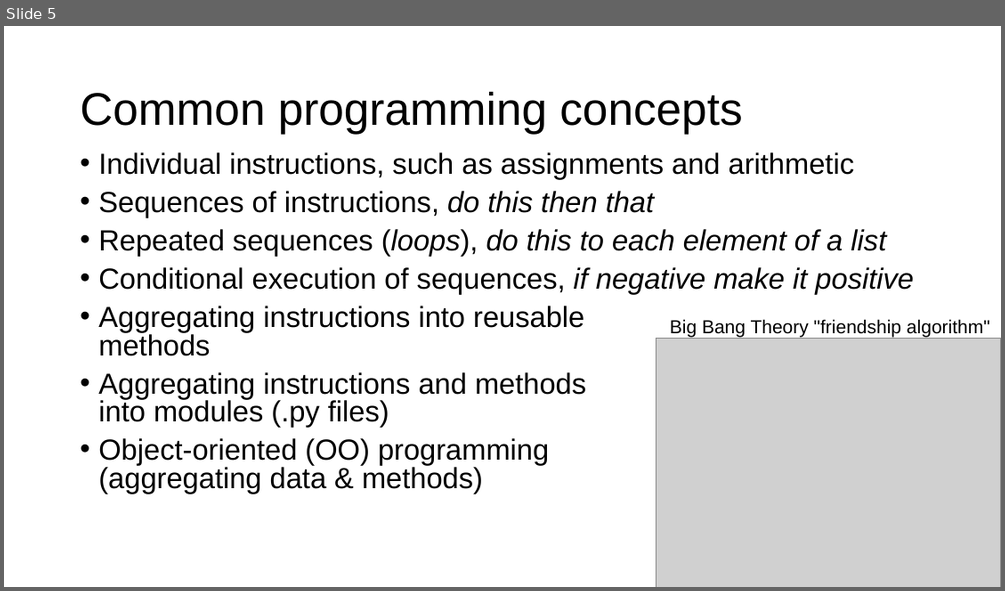
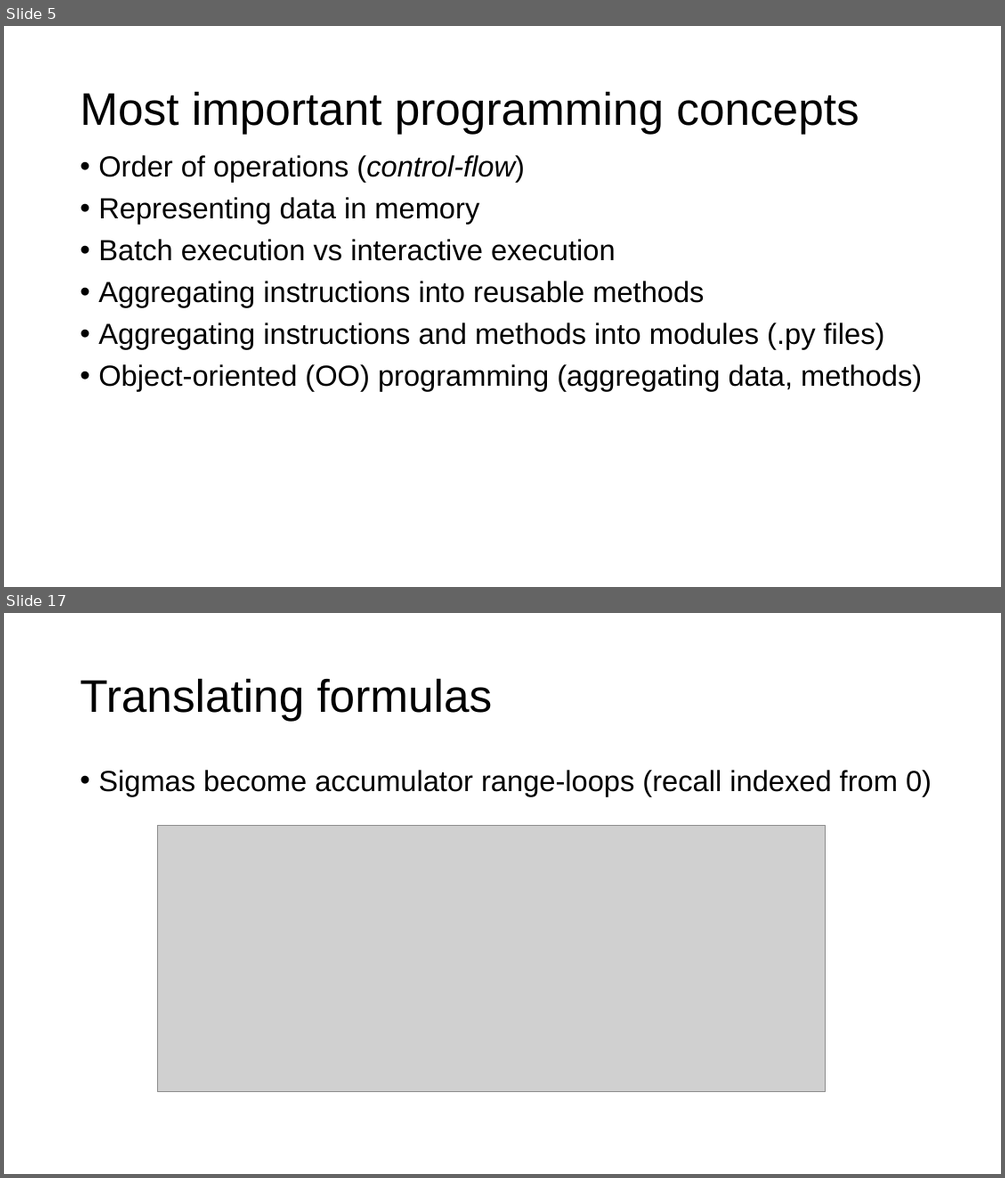
Before and after one commit to parrt/msds501, a slide deck: slides/intro-programming.pptx. Shown one above the other, each under a label of ours: slide 5 before the commit, slides 5 and 17 after it; the slides between them are not shown. The pictures are 1005x591 and 1005x1178 pixels, drawn with LibreOffice and Linux fonts; fonts in the diff are those of the drawing; grey boxes stand for pictures; background and template pictures are left out. Boxes give left, top, right and bottom in pixels: in the first picture for what was removed or moved away, otherwise in the second. Text is boxed around its words. In the diff, an @@ line names an element or a change of style, - is before the commit and + after.

```diff
--- a/slides/intro-programming.pptx
+++ b/slides/intro-programming.pptx
@@ slide 17 added at (4,613,1001,1174), background #FFFFFF @@
@@ title added at (80,678,493,721), 44 pt, text #000000 @@
+Translating formulas
@@ text added at (98,770,931,796), 28 pt, text #000000 @@
+• Sigmas become accumulator range-loops (recall indexed from 0)
@@ picture added at (157,825,825,1092) @@
@@ slide 5 changed as well @@
@@ title at (80,91,858,134): text changed @@
-Common programming concepts
+Most important programming concepts
@@ text at (98,155,615,261): text changed @@
-• Individual instructions, such as assignments and arithmetic
-• Sequences of instructions, do this then that
-• Repeated sequences (loops), do this to each element of a list
-• Conditional execution of sequences, if negative make it positive
+• Order of operations (control-flow)
+• Representing data in memory
+• Batch execution vs interactive execution
@@ text at (98,281,885,349): line spacing 0.8 to 0.9 @@
@@ text removed at (670,319,990,337) @@
-Big Bang Theory "friendship algorithm"
@@ picture removed at (655,338,1001,587) @@
@@ text at (98,364,922,391): text changed @@
-• Object-oriented (OO) programming
-  (aggregating data & methods)
+• Object-oriented (OO) programming (aggregating data, methods)
```
Also in this commit, not shown: 12 other slides added, 2 slides removed, 3 other files.
